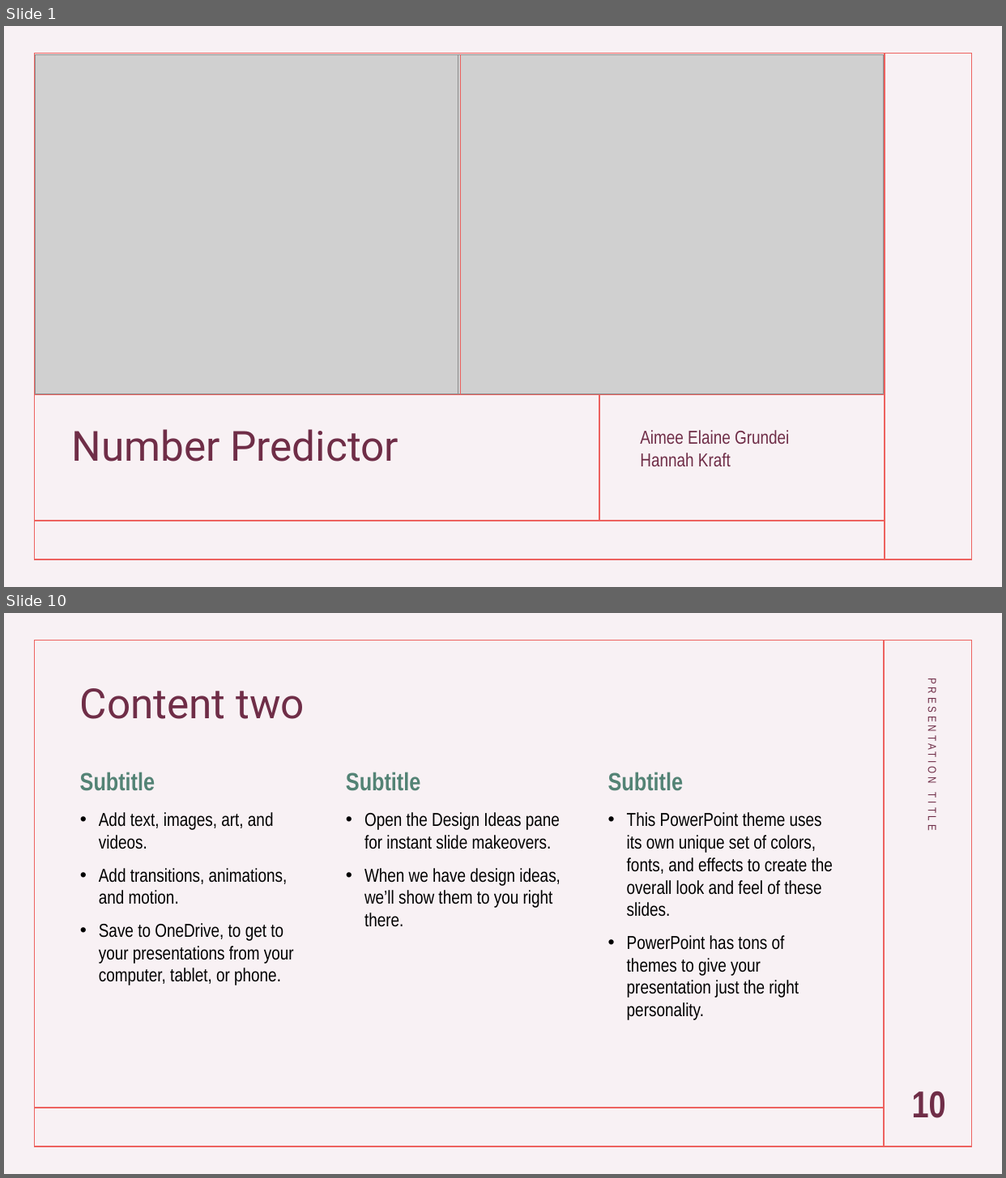
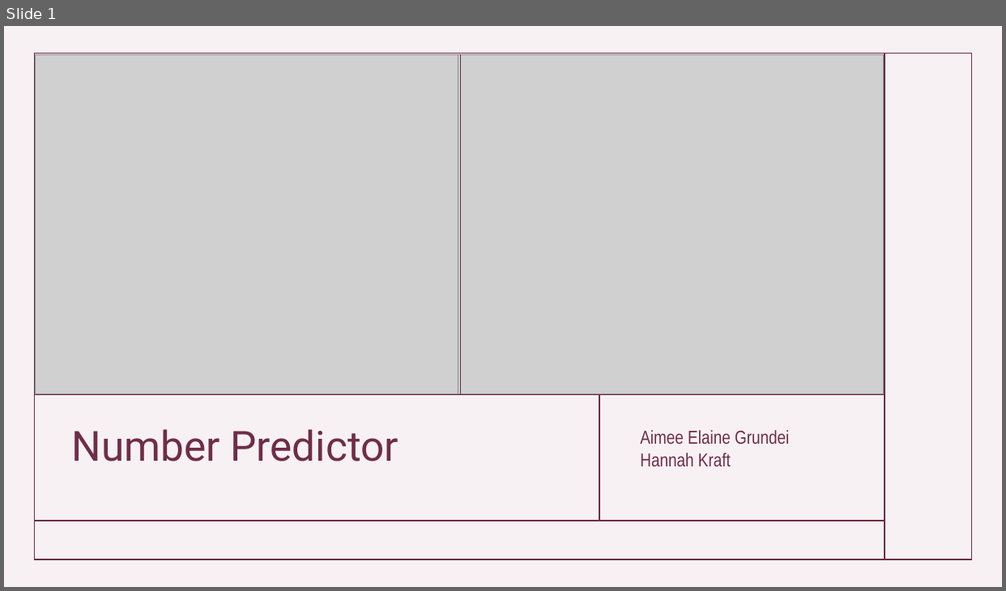
Before and after one commit to AimeeElaineGrundei/project_dski_mnist_dataset, a slide deck: project_documentation/presentation_project_dski.pptx. Shown one above the other, each under a label of ours: slides 1 and 10 before the commit, slide 1 after it; the slides between them are not shown. The pictures are 1006x1178 and 1006x591 pixels, drawn with LibreOffice and Linux fonts; fonts in the diff are those of the drawing; grey boxes stand for pictures. Boxes give left, top, right and bottom in pixels: in the first picture for what was removed or moved away, otherwise in the second. Text is boxed around its words. In the diff, an @@ line names an element or a change of style, - is before the commit and + after.

```diff
--- a/project_documentation/presentation_project_dski.pptx
+++ b/project_documentation/presentation_project_dski.pptx
@@ slide 10 removed at box(4, 613, 1002, 1174), background #9E3E65 at 7% opacity; not listed: 1 template element that a slide beside it also shows @@
@@ line removed from (884, 641) to (884, 1147) @@
@@ title removed at box(80, 688, 305, 719) @@
-Content two
@@ text removed at box(926, 688, 939, 830) @@
-PRESENTATION TITLE
@@ text removed at box(80, 772, 155, 791) @@
-Subtitle
@@ text removed at box(346, 772, 420, 791) @@
-Subtitle
@@ text removed at box(608, 772, 683, 791) @@
-Subtitle
@@ text removed at box(99, 812, 294, 986) @@
-• Add text, images, art, and videos.
-• Add transitions, animations, and motion.
-• Save to OneDrive, to get to your presentations from your computer, tablet, or phone.
@@ text removed at box(364, 812, 560, 927) @@
-• Open the Design Ideas pane for instant slide makeovers.
-• When we have design ideas, we’ll show them to you right there.
@@ text removed at box(627, 812, 833, 1020) @@
-• This PowerPoint theme uses its own unique set of colors, fonts, and effects to create the overall look and feel of these slides.
-• PowerPoint has tons of themes to give your presentation just the right personality.
@@ page number removed at box(912, 1091, 946, 1118) @@
-10
@@ line removed from (35, 1108) to (884, 1108) @@
@@ slide 1 changed as well @@
@@ rectangle at box(34, 54, 972, 561): outline #ED625F 1 pt to #6F2C47 1 pt @@
@@ line (461, 395) - (461, 54): stroke #ED625F 1 pt to #6F2D47 1 pt @@
@@ line (884, 54) - (884, 560): stroke #ED625F 1 pt to #6F2C47 1 pt @@
@@ line (34, 395) - (884, 395): stroke #ED625F 1 pt to #6F2C47 1 pt @@
@@ line (600, 395) - (600, 522): stroke #ED625F 1 pt to #6F2C47 1 pt @@
@@ line (34, 521) - (884, 521): stroke #ED625F 1 pt to #6F2C47 1 pt @@
```
Also in this commit, not shown: 6 slides added, 10 other slides removed.
